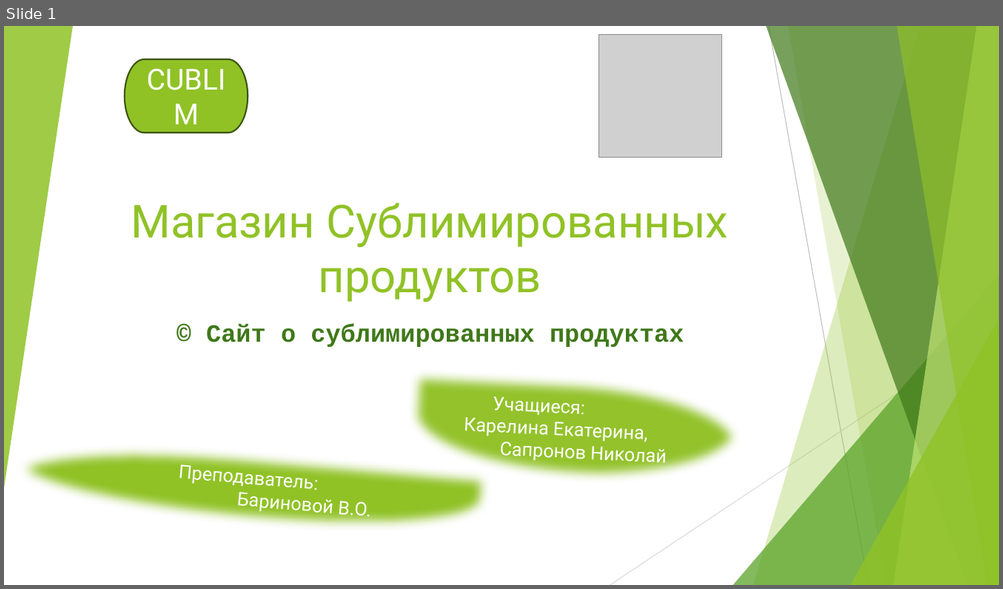
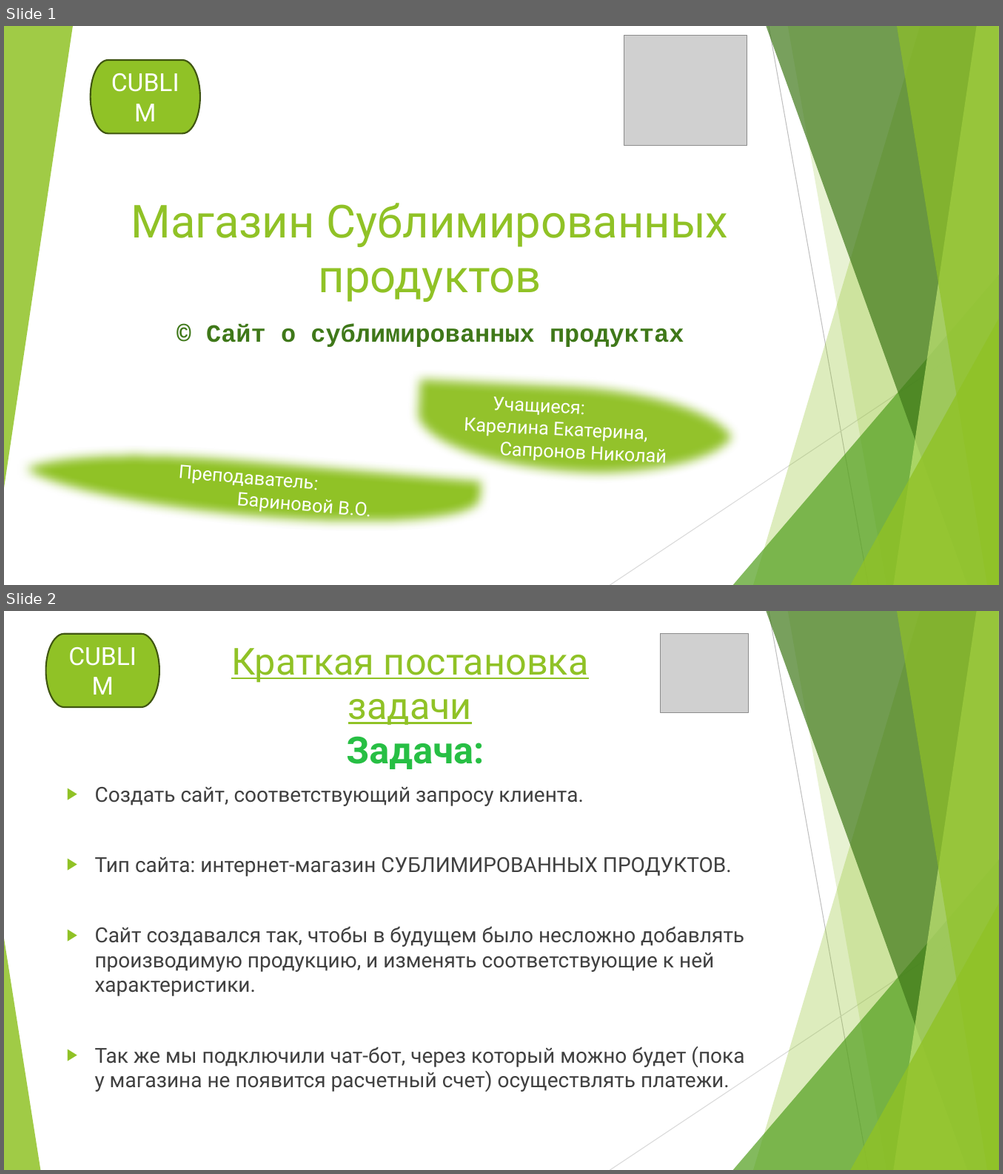
Before and after one commit to Sapronov-Nikolay/sublim, a slide deck: Магазин Сублимированных продуктов.pptx. Shown one above the other, each under a label of ours: slide 1 before the commit, slides 1 and 2 after it. The pictures are 1003x589 and 1003x1174 pixels, drawn with LibreOffice and Linux fonts; fonts in the diff are those of the drawing; grey boxes stand for pictures. Boxes give left, top, right and bottom in pixels: in the first picture for what was removed or moved away, otherwise in the second. Text is boxed around its words. In the diff, an @@ line names an element or a change of style, - is before the commit and + after.

```diff
--- a/Магазин Сублимированных продуктов.pptx
+++ b/Магазин Сублимированных продуктов.pptx
@@ slide 2 added at box(4, 611, 999, 1170), background #FFFFFF; not listed: 9 template elements that a slide beside it also shows @@
@@ pill shape added at box(45, 633, 159, 707), fill #90C226, outline #3F5511 1.5 pt, 24 pt, text #FFFFFF @@
+CUBLIM
@@ title added at box(231, 648, 588, 725), 36 pt, text #90C226, underline @@
+Краткая постановка задачи
@@ picture added at box(660, 633, 748, 712) @@
@@ text added at box(95, 736, 744, 1092), 20 pt, text #404040 @@
+Задача:
+▶ Создать сайт, соответствующий запросу клиента.
+▶ Тип сайта: интернет-магазин СУБЛИМИРОВАННЫХ ПРОДУКТОВ.
+▶ Сайт создавался так, чтобы в будущем было несложно добавлять производимую продукцию, и изменять соответствующие к ней характеристики.
+▶ Так же мы подключили чат-бот, через который можно будет (пока у магазина не появится расчетный счет) осуществлять платежи.
@@ triangle added at box(4, 939, 40, 1170), fill #90C226 at 85% opacity @@
@@ slide 1 changed as well @@
@@ picture: place and size @@
-picture at box(599, 34, 722, 157)
+picture at box(624, 35, 747, 145)
@@ pill shape "CUBLIM": place and size @@
-pill shape "CUBLIM" at box(125, 59, 248, 133)
+pill shape "CUBLIM" at box(91, 60, 200, 134)
@@ pill shape "CUBLIM" at box(91, 60, 200, 134): size 28 to 24 pt @@
```
Also in this commit, not shown: 7 other slides added, 1 slide removed.
